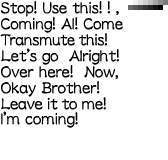
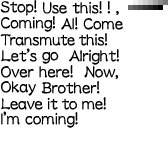
Layered file, before and after one edit (w=168, h=160). Changes by layer:
painted on "Stop! Use this! ! , Coming! Al! Come Transmute this! Let’s go" over (0, 0, 59, 97)
